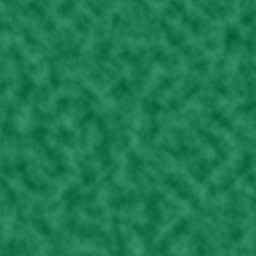
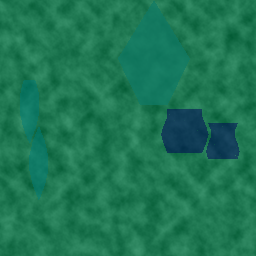
Layer changes from the first 256 × 256 image to the second:
painted on "Tex2 Layer" over (20, 1, 240, 200)
painted on "Teamcolor Layer" over (161, 126, 209, 159)
painted on "Teamcolor Foundation" over (161, 126, 209, 135)
painted on "Tex1 Layer" over (20, 8, 240, 200)
painted on "Deseamer" over (161, 109, 240, 159)
